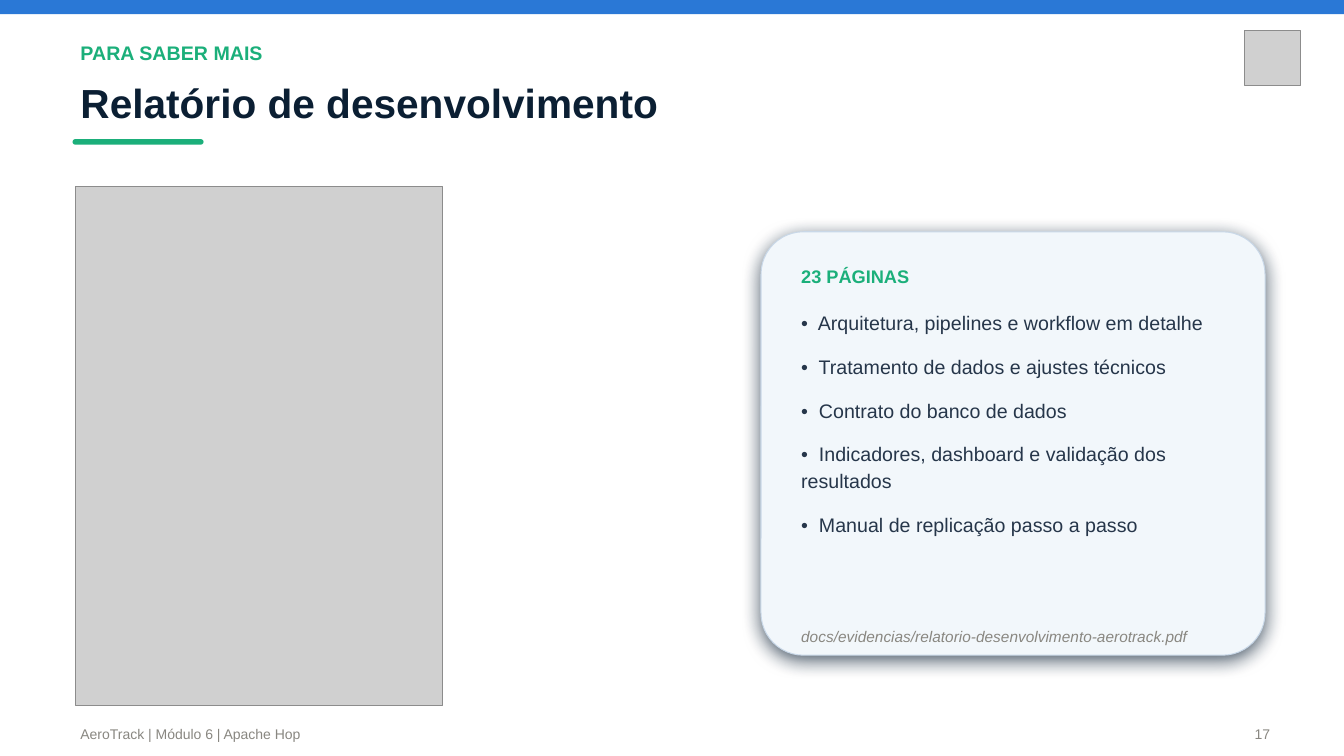
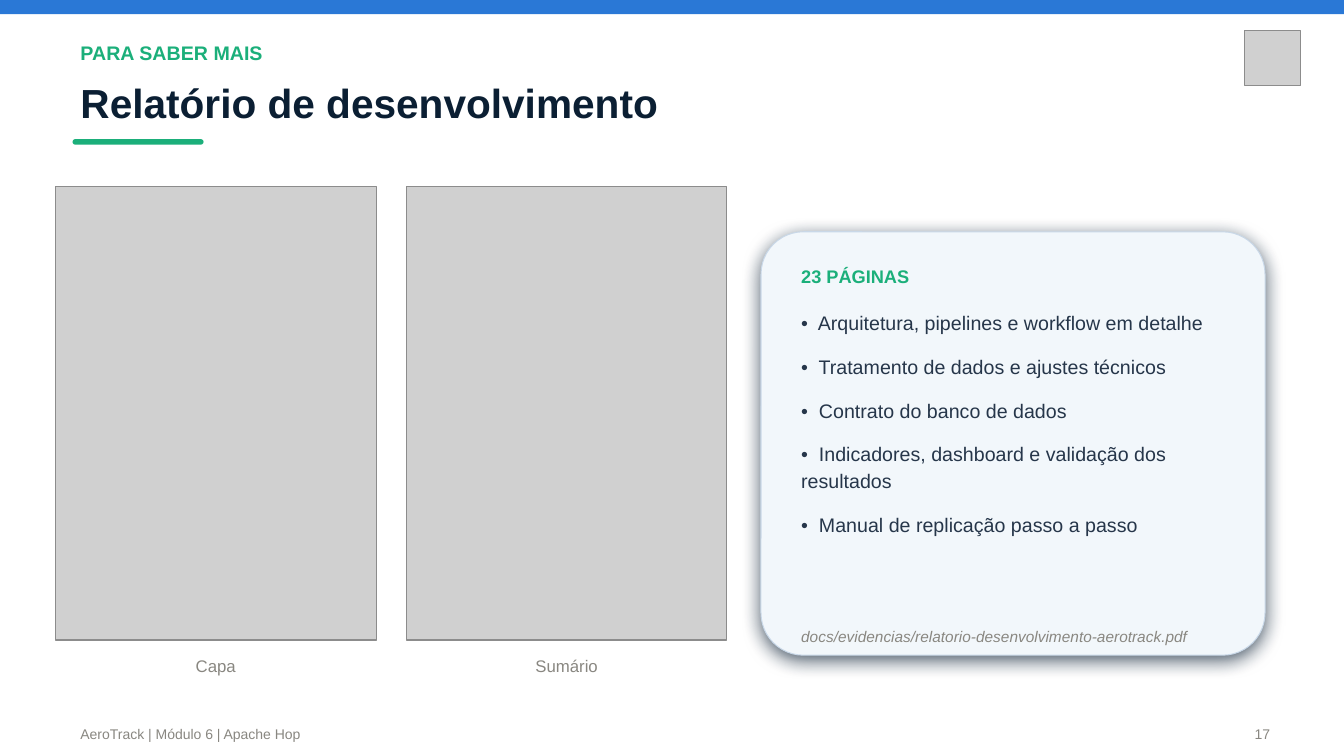
Before and after one commit to JulianaBallin/AeroTrack, a slide deck: slide 17 of docs/evidencias/AeroTrack-Apresentacao-Modulo6.pptx. Drawn at 1344x756 pixels with LibreOffice and Linux fonts; fonts in the diff are those of the drawing; grey boxes stand for pictures. Boxes give left, top, right and bottom in pixels: in the first picture for what was removed or moved away, otherwise in the second. Text is boxed around its words. In the diff, an @@ line names an element or a change of style, - is before the commit and + after.

Commit message:
docs(apresentacao): show cover and table of contents side by side
Replaces the single resumo-executivo preview on the report slide with
the cover and sumário pages side by side, each labeled, keeping the
page-count/legend box unchanged on the right.

```diff
--- a/docs/evidencias/AeroTrack-Apresentacao-Modulo6.pptx
+++ b/docs/evidencias/AeroTrack-Apresentacao-Modulo6.pptx
@@ picture: place and size @@
-picture at box(76, 187, 443, 706)
+picture at box(55, 187, 376, 640)
@@ picture added at box(406, 187, 727, 640) @@
@@ text added at box(535, 659, 597, 672), 12 pt, text #898781 @@
+Sumário
@@ text added at box(196, 660, 236, 676), 12 pt, text #898781 @@
+Capa
```
Also in this commit, not shown: 1 other file.
